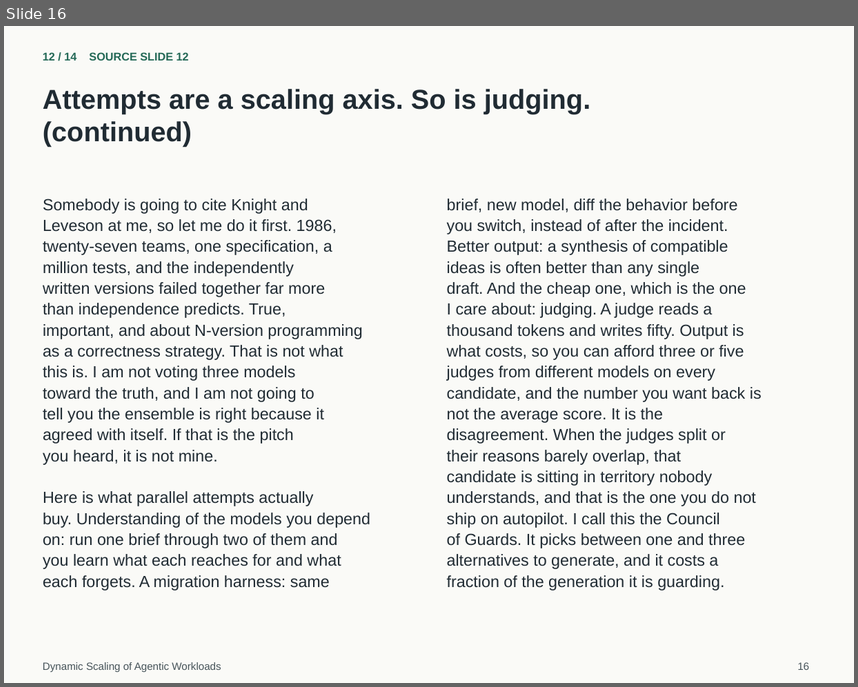
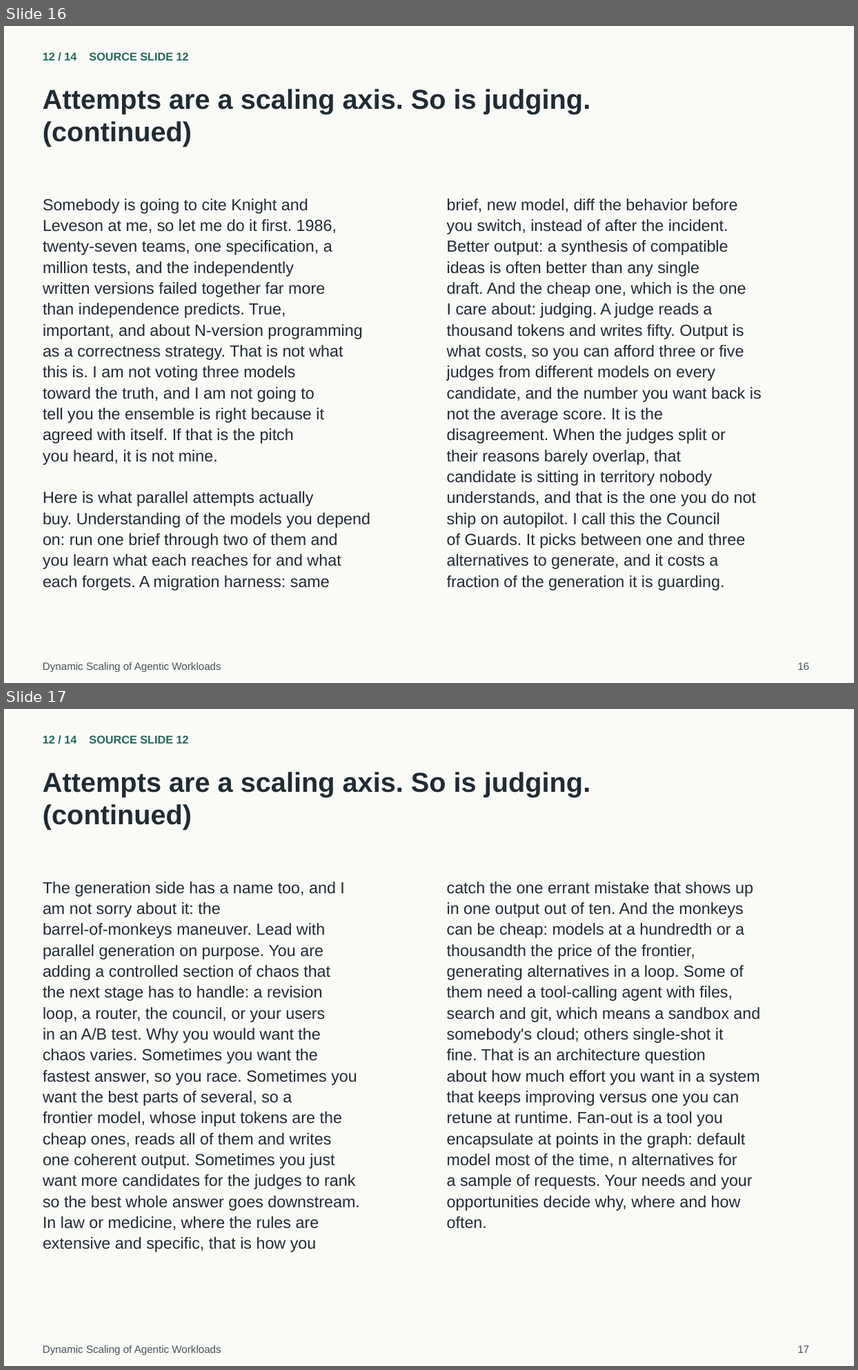
Before and after one commit to justsml/dans-blog, a slide deck: artifacts/speaking-portfolio-expanded/decks/dynamic-scaling-40min-handout.pptx. Shown one above the other, each under a label of ours: slide 16 before the commit, slides 16 and 17 after it. The pictures are 858x687 and 858x1370 pixels, drawn with LibreOffice and Linux fonts; fonts in the diff are those of the drawing. Boxes give left, top, right and bottom in pixels: in the first picture for what was removed or moved away, otherwise in the second. Text is boxed around its words. In the diff, an @@ line names an element or a change of style, - is before the commit and + after.

Commit message:
Refactor short talk titles and timestamps for clarity and consistency; add new shorts for "Barrel-of-Monkeys Maneuver" and update related content. Adjust timestamps in dynamic scaling scripts to align with new structure. Update README to reflect changes in short talk titles and pairings.

```diff
--- a/artifacts/speaking-portfolio-expanded/decks/dynamic-scaling-40min-handout.pptx
+++ b/artifacts/speaking-portfolio-expanded/decks/dynamic-scaling-40min-handout.pptx
@@ slide 17 added at box(4, 709, 854, 1366), background #FAFAF7 @@
@@ text added at box(43, 735, 189, 743), 10.5 pt, text #246957, bold @@
+12 / 14 SOURCE SLIDE 12
@@ text added at box(43, 772, 590, 830), 25.5 pt, text #202B33, bold @@
+Attempts are a scaling axis. So is judging.
+(continued)
@@ text added at box(43, 881, 359, 1252), 15 pt, text #202B33 @@
+The generation side has a name too, and I
+am not sorry about it: the
+barrel-of-monkeys maneuver. Lead with
+parallel generation on purpose. You are
+adding a controlled section of chaos that
+the next stage has to handle: a revision
+loop, a router, the council, or your users
+in an A/B test. Why you would want the
+chaos varies. Sometimes you want the
+fastest answer, so you race. Sometimes you
+want the best parts of several, so a
+frontier model, whose input tokens are the
+cheap ones, reads all of them and writes
+one coherent output. Sometimes you just
+want more candidates for the judges to rank
+so the best whole answer goes downstream.
+In law or medicine, where the rules are
+extensive and specific, that is how you
@@ text added at box(447, 881, 760, 1229), 15 pt, text #202B33 @@
+catch the one errant mistake that shows up
+in one output out of ten. And the monkeys
+can be cheap: models at a hundredth or a
+thousandth the price of the frontier,
+generating alternatives in a loop. Some of
+them need a tool-calling agent with files,
+search and git, which means a sandbox and
+somebody's cloud; others single-shot it
+fine. That is an architecture question
+about how much effort you want in a system
+that keeps improving versus one you can
+retune at runtime. Fan-out is a tool you
+encapsulate at points in the graph: default
+model most of the time, n alternatives for
+a sample of requests. Your needs and your
+opportunities decide why, where and how
+often.
@@ text added at box(43, 1345, 221, 1355), 9.8 pt, text #48555B @@
+Dynamic Scaling of Agentic Workloads
@@ text added at box(797, 1345, 809, 1353), 9.8 pt, text #48555B @@
+17
```
Also in this commit, not shown: 5 slides changed, 47 other files.
